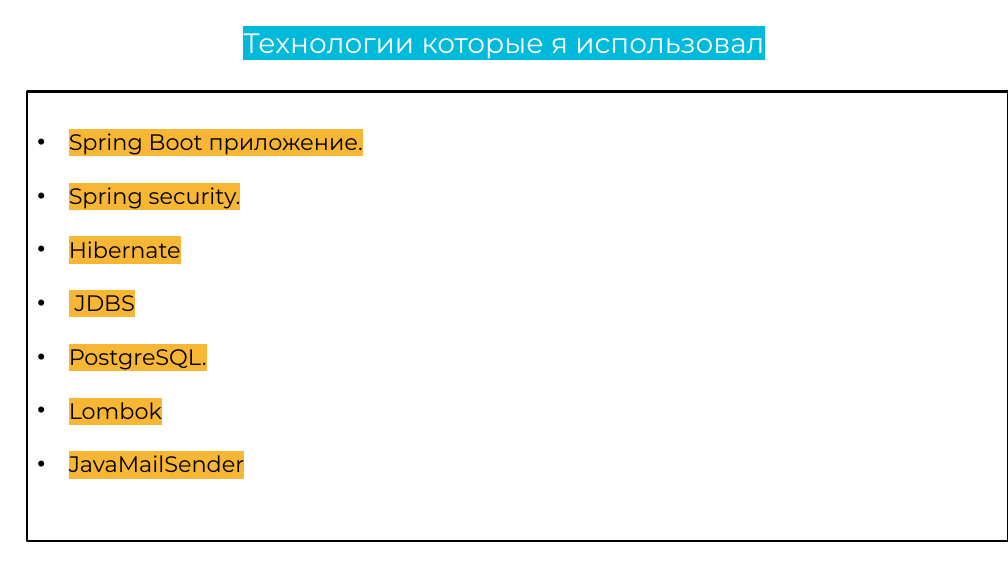
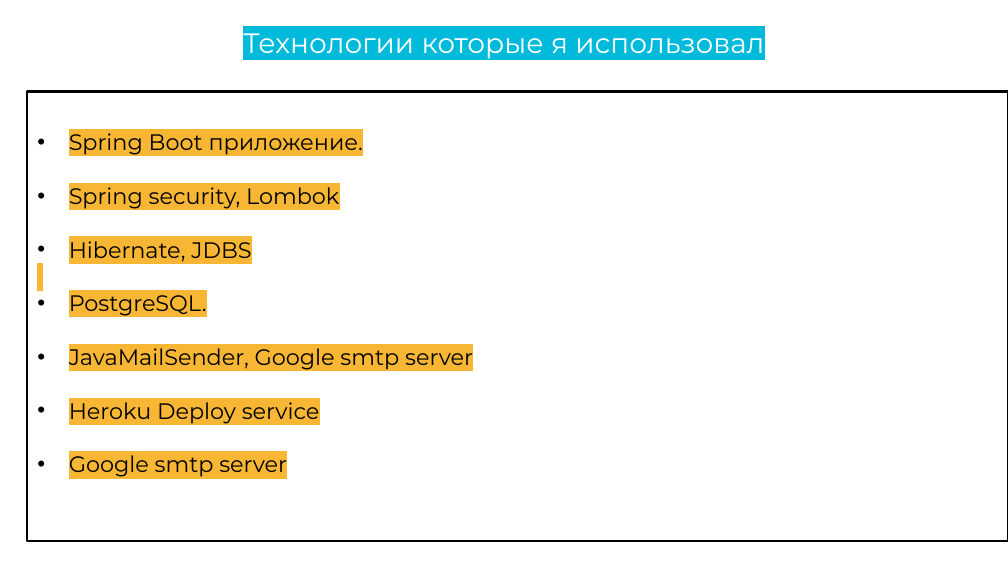
Before and after one commit to AlexanderSolodyankin/MyProject, a slide deck: slide 8 of Презинтация/Driver Room презентаций W21.pptx. Drawn at 1008x567 pixels with LibreOffice and Linux fonts; fonts in the diff are those of the drawing. Boxes give left, top, right and bottom in pixels: in the first picture for what was removed or moved away, otherwise in the second. Text is boxed around its words. In the diff, an @@ line names an element or a change of style, - is before the commit and + after.

Commit message:
Презинтации

```diff
--- a/Презинтация/Driver Room презентаций W21.pptx
+++ b/Презинтация/Driver Room презентаций W21.pptx
@@ text in rectangle at [69, 187, 339, 262]: text changed @@
-• Spring security.
-• Hibernate
-• JDBS
+• Spring security, Lombok
+• Hibernate, JDBS
@@ text in rectangle at [69, 348, 473, 477]: text changed @@
-• Lombok
-• JavaMailSender
+• JavaMailSender, Google smtp server
+• Heroku Deploy service
+• Google smtp server
```
